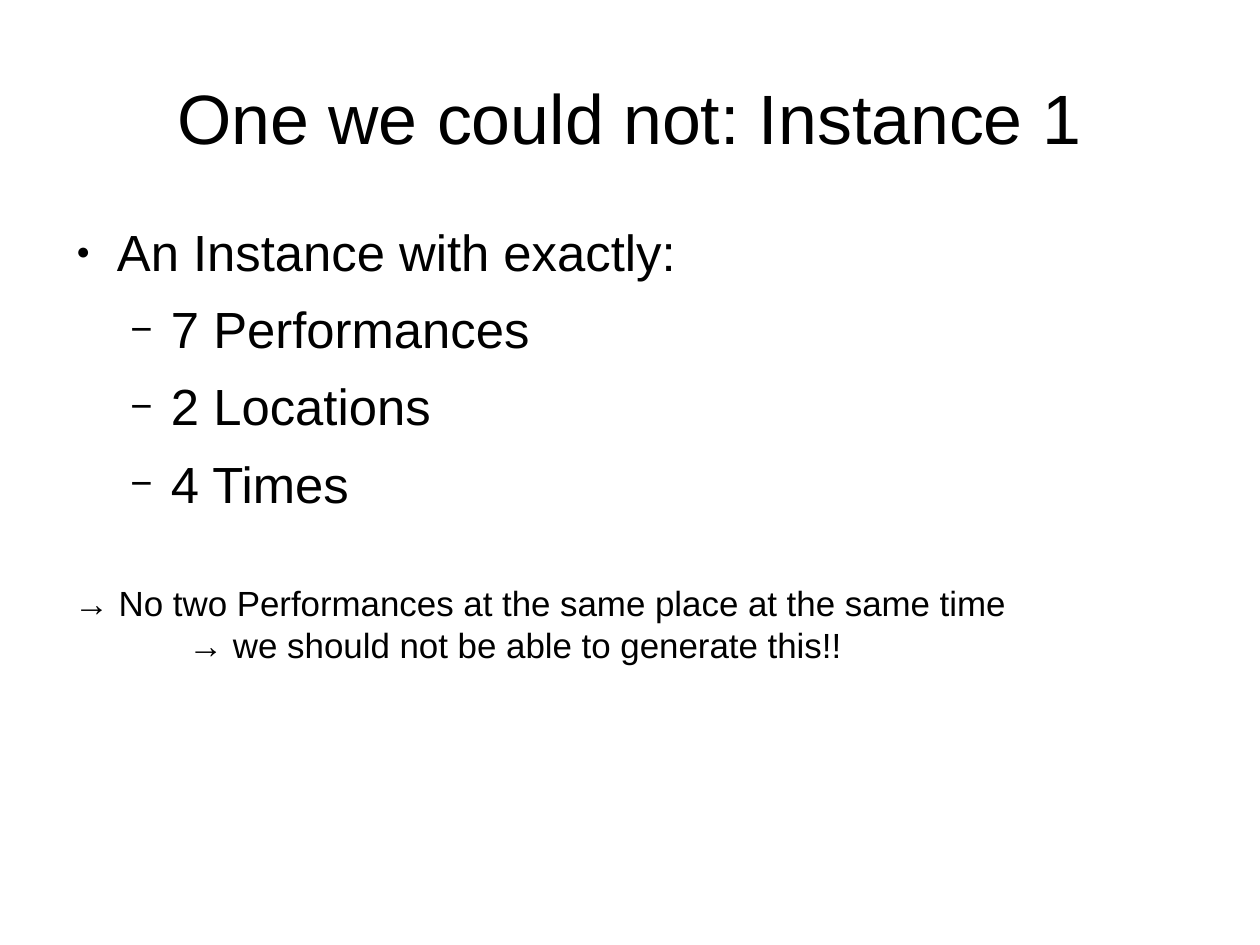
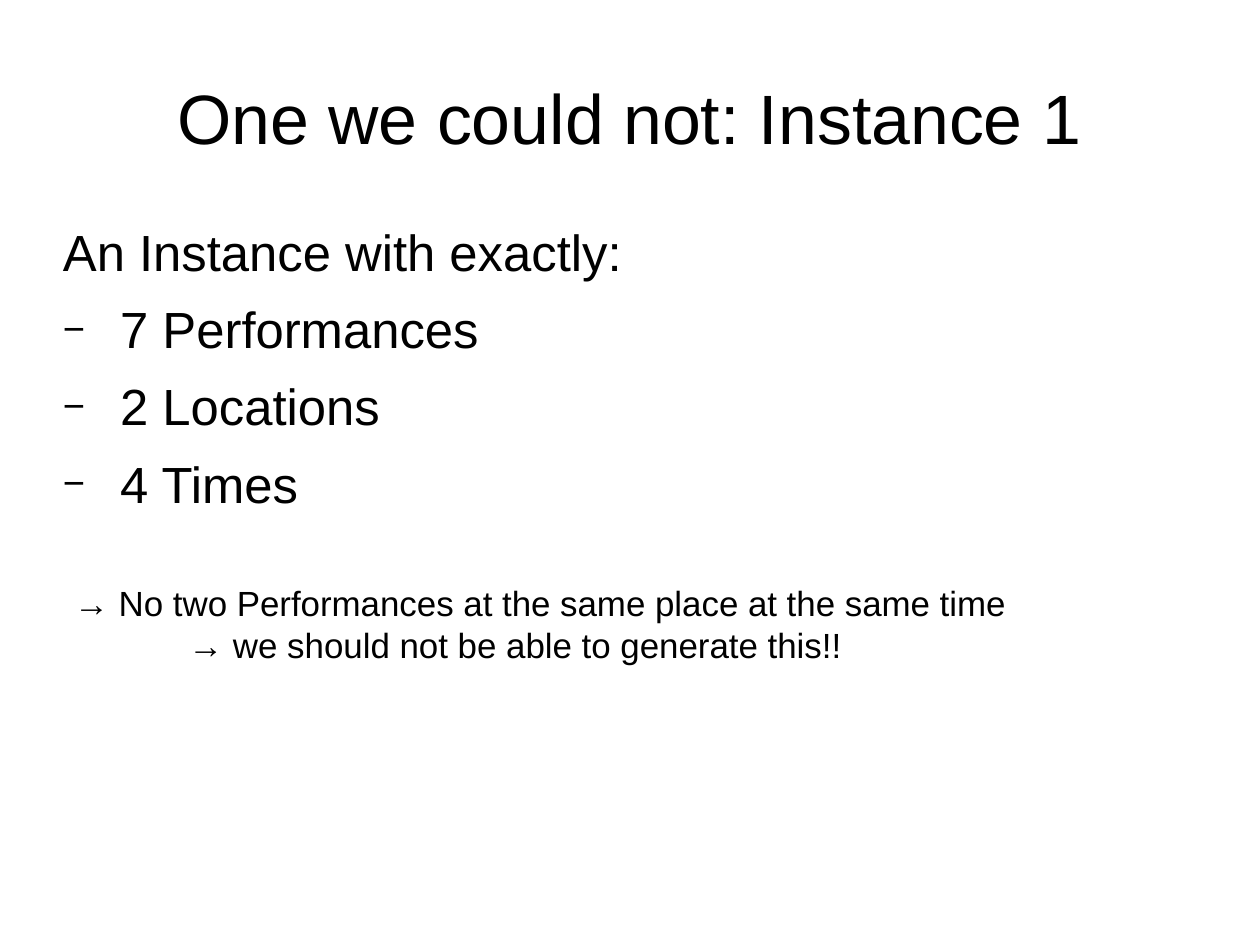
Before and after one commit to JonasMohler/SAE, a slide deck: slide 8 of Part_2/SAE-Präsi.odp (slide 5 before the commit). Drawn at 1260x945 pixels with LibreOffice and Linux fonts; fonts in the diff are those of the drawing. Boxes give left, top, right and bottom in pixels: in the first picture for what was removed or moved away, otherwise in the second. Text is boxed around its words. In the diff, an @@ line names an element or a change of style, - is before the commit and + after.

```diff
--- a/Part_2/SAE-Präsi.odp
+++ b/Part_2/SAE-Präsi.odp
@@ text "An Instance with exactly:" at bbox=[63, 234, 621, 504]: bullet ● to none; indent changed @@
```
Also in this commit, not shown: 3 other slides changed, 4 slides added, 1 other file.
